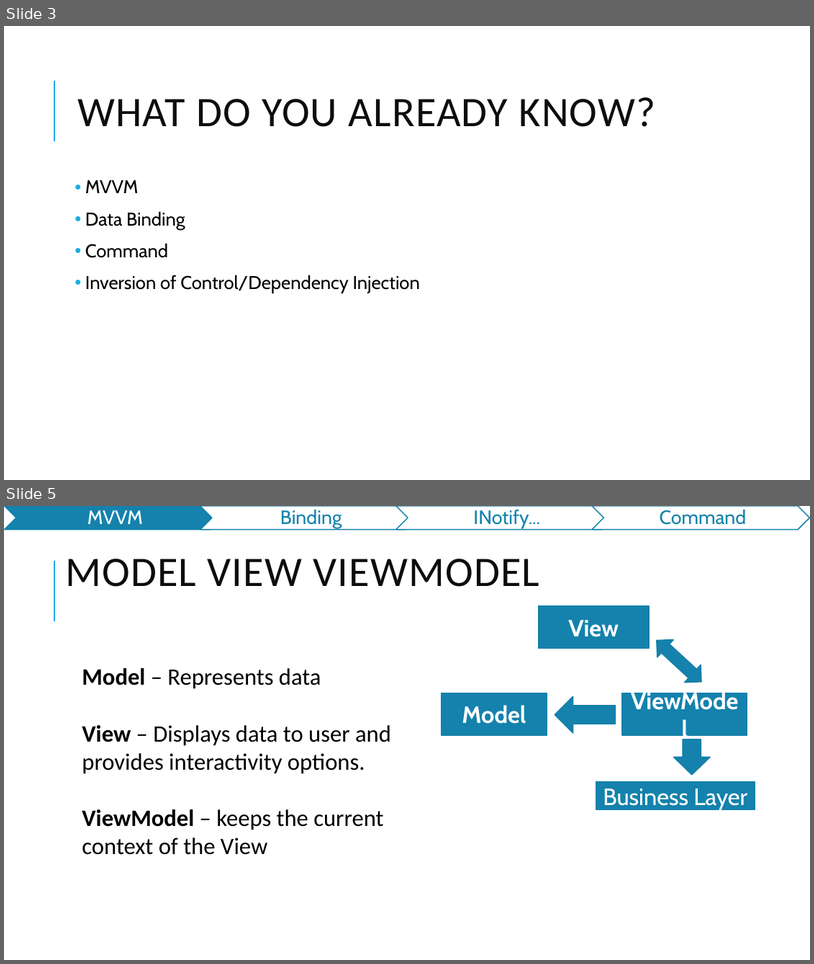
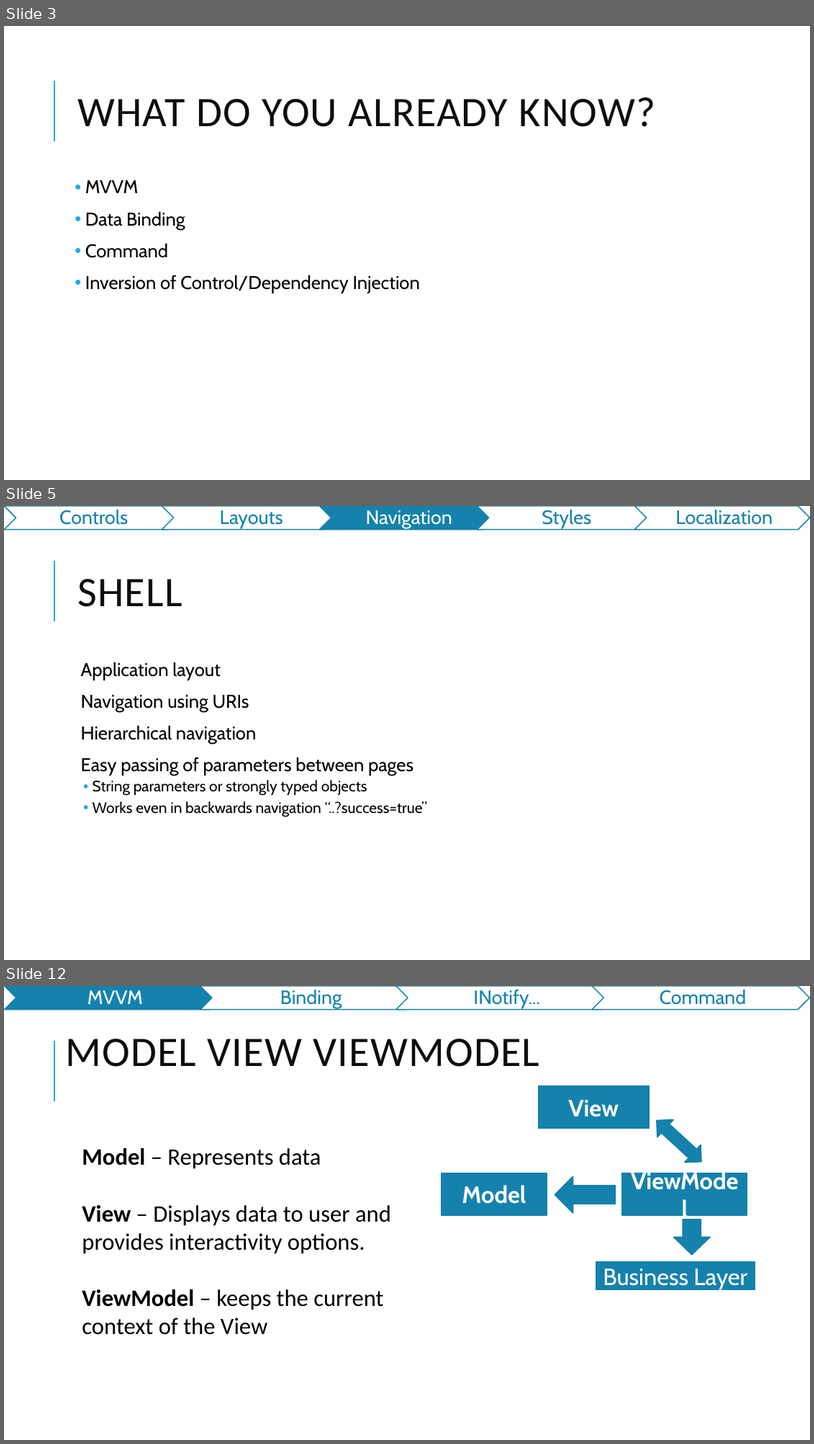
Before and after one commit to jasho/pv239-maui, a slide deck: 03_MVVM/PV239-Xamarin-03_MVVM.pptx. Shown one above the other, each under a label of ours: slides 3 and 5 before the commit, slides 3, 5 and 12 after it; the slides between them are not shown. The pictures are 814x964 and 814x1444 pixels, drawn with LibreOffice and Linux fonts; fonts in the diff are those of the drawing. Boxes give left, top, right and bottom in pixels: in the first picture for what was removed or moved away, otherwise in the second. Text is boxed around its words. In the diff, an @@ line names an element or a change of style, - is before the commit and + after.

```diff
--- a/03_MVVM/PV239-Xamarin-03_MVVM.pptx
+++ b/03_MVVM/PV239-Xamarin-03_MVVM.pptx
@@ slide 5 added at (4, 506, 810, 960), background #FFFFFF; not listed: 1 template element that a slide beside it also shows @@
@@ group added at (4, 506, 810, 530): 5 chevrons, 5 texts @@
+Controls
+Layouts
+Navigation
+Styles
+Localization
@@ title added at (77, 579, 182, 607), 50 pt, text #0D0D0D @@
+SHELL
@@ text added at (81, 662, 428, 817), 22 pt, text #000000 @@
+  Application layout
+  Navigation using URIs
+  Hierarchical navigation
+  Easy passing of parameters between pages
+  • String parameters or strongly typed objects
+  • Works even in backwards navigation “..?success=true”
@@ what was slide 5 is now slide 12 @@
```
Also in this commit, not shown: 1 slide changed, 6 other slides added, 1 other file.
